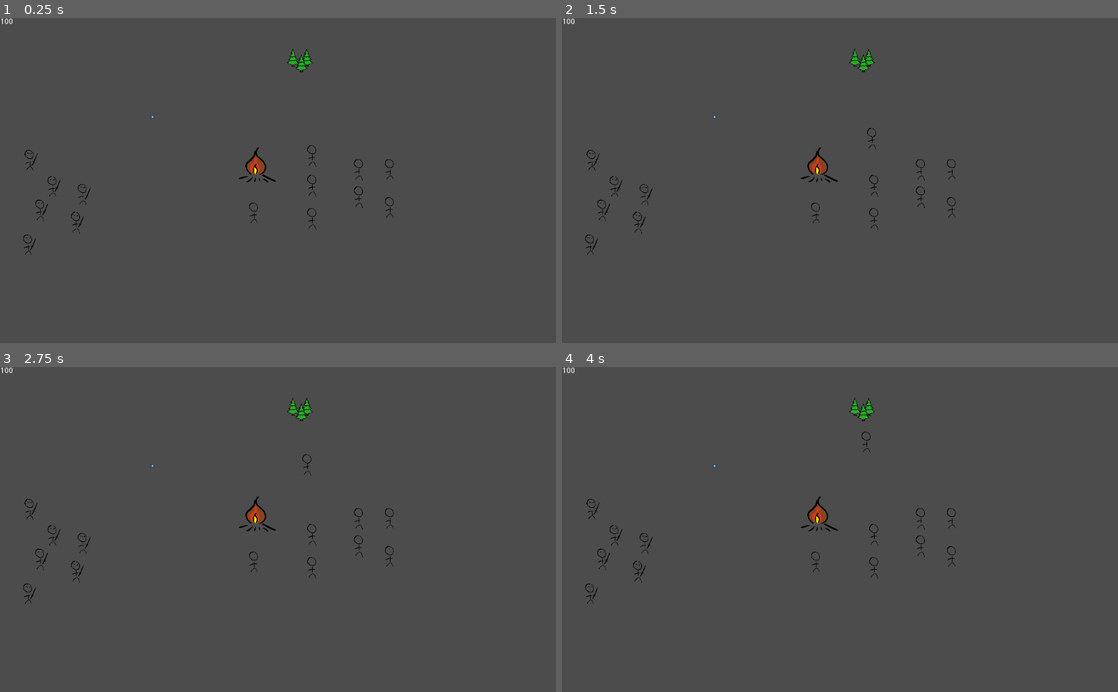
Above: before the commit, frames 1-4 (two rows, left to right).
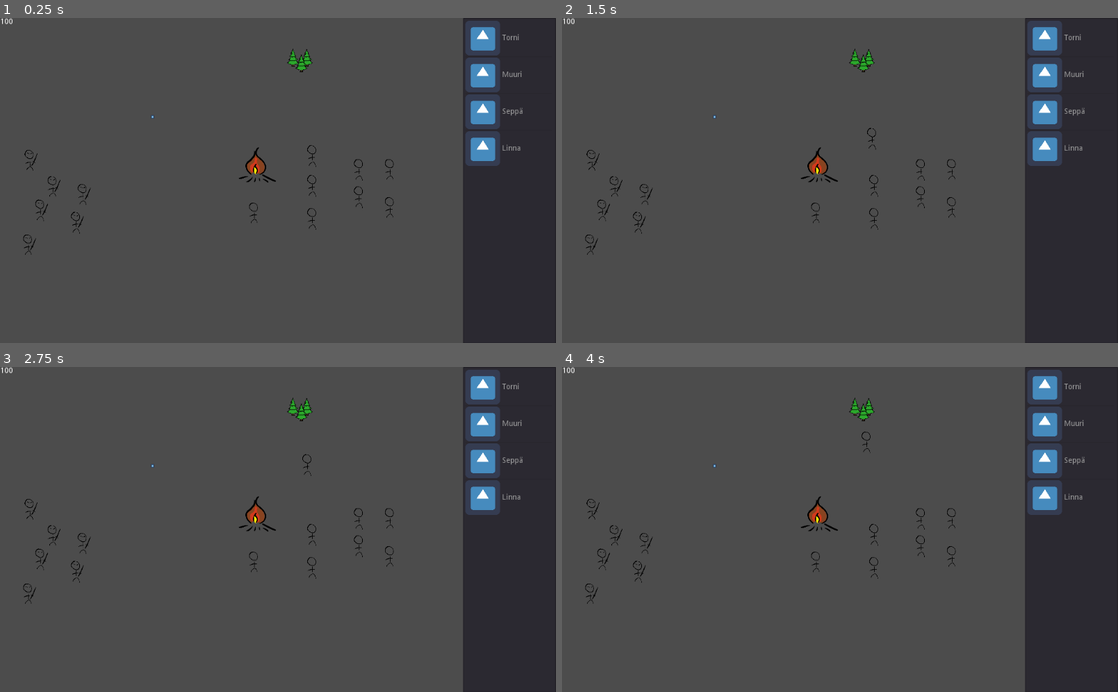
Above: after the commit, the same moments.

Repository: fedzel/pimi-tdogotit
Game: Godot game, scene res://Scenes/World.tscn
Two runs of this game, one before a commit and one after it. Both use one fixed random seed, a clock stepped at 60 frames per second and the inputs below. The engine's default icon, where the game draws it, is replaced by a stand-in: a white triangle on a blue panel in a dark square.
Inputs (mouse positions are in pixels of both pictures, inside the frame that each line leads up to):
- Up to frame 1 (0.25 s): no input
- Up to frame 2 (1.5 s): tap Enter at 0.5 s; move the mouse to (862, 63) at 0.52 s; press the mouse at (862, 63) at 0.53 s; tap Space at 1.25 s; move the mouse to (728, 196) at 1.27 s; release the mouse at (728, 196) at 1.28 s; tap Middle mouse button (middle_mouse_button) at 1.35 s; click (728, 196) at 1.42 s
- Up to frame 3 (2.75 s): tap Enter at 2 s; move the mouse to (333, 458) at 2.02 s; press the mouse at (333, 458) at 2.03 s
- Up to frame 4 (4 s): tap Space at 2.75 s; move the mouse to (812, 594) at 2.77 s; release the mouse at (812, 594) at 2.78 s; tap Middle mouse button (middle_mouse_button) at 2.85 s; click (812, 594) at 2.92 s; move the mouse to (1006, 578) at 3.52 s; press the mouse at (1006, 578) at 3.53 s

The runs differ from the first frame. In frame 1, 15% of the frame differs, in the area x 83-100%, y 0-100%; in frame 2, 15%; in frame 3, 15%; in frame 4, 15%.

Commit message:
Added GUI to World

Diff:
--- a/Scenes/GUI.tscn
+++ b/Scenes/GUI.tscn
@@ -9,17 +9,13 @@
 script = ExtResource( 1 )
 
 [node name="ItemList" type="ItemList" parent="."]
-anchor_left = 1.0
-anchor_top = 0.5
-anchor_right = 1.0
-anchor_bottom = 0.5
-margin_left = -171.0
-margin_top = -299.0
-margin_bottom = 302.0
+margin_left = 853.0
+margin_right = 1024.0
+margin_bottom = 601.0
 items = [ "Torni", ExtResource( 2 ), false, "Muuri", ExtResource( 2 ), false, "Seppä", ExtResource( 2 ), false, "Linna", ExtResource( 2 ), false ]
-auto_height = true
 max_columns = 2
 same_column_width = true
 
 [node name="GraphicLoader" type="Sprite" parent="."]
+position = Vector2( 855.053, 1.18428 )
 [connection signal="item_selected" from="ItemList" to="." method="_on_ItemList_item_selected"]
--- a/Scenes/World.tscn
+++ b/Scenes/World.tscn
@@ -1,15 +1,16 @@
-[gd_scene load_steps=12 format=2]
+[gd_scene load_steps=13 format=2]
 
 [ext_resource path="res://Scripts/World.gd" type="Script" id=1]
 [ext_resource path="res://Scenes/Bonfire.tscn" type="PackedScene" id=2]
 [ext_resource path="res://Scenes/Tower.tscn" type="PackedScene" id=3]
 [ext_resource path="res://Scenes/Tree.tscn" type="PackedScene" id=4]
-[ext_resource path="res://Scripts/Camera2D.gd" type="Script" id=5]
-[ext_resource path="res://Scenes/UI.tscn" type="PackedScene" id=6]
-[ext_resource path="res://Scripts/NavigationController.gd" type="Script" id=7]
-[ext_resource path="res://Scenes/Villager.tscn" type="PackedScene" id=8]
-[ext_resource path="res://Scenes/ExtinguisherEnemy.tscn" type="PackedScene" id=9]
-[ext_resource path="res://Scenes/SaboteurEnemy.tscn" type="PackedScene" id=10]
+[ext_resource path="res://Scripts/NavigationController.gd" type="Script" id=5]
+[ext_resource path="res://Scenes/Villager.tscn" type="PackedScene" id=6]
+[ext_resource path="res://Scenes/ExtinguisherEnemy.tscn" type="PackedScene" id=7]
+[ext_resource path="res://Scenes/SaboteurEnemy.tscn" type="PackedScene" id=8]
+[ext_resource path="res://Scripts/Camera2D.gd" type="Script" id=9]
+[ext_resource path="res://Scenes/GUI.tscn" type="PackedScene" id=10]
+[ext_resource path="res://Scenes/UI.tscn" type="PackedScene" id=11]
 
 [sub_resource type="NavigationPolygon" id=1]
 vertices = PoolVector2Array( -321.554, -291.955, 1328.64, -322.068, 1263.81, 802.44, -301.946, 787.073 )
@@ -30,58 +31,63 @@
 [node name="Woods" parent="." instance=ExtResource( 4 )]
 position = Vector2( 553.245, 83.0368 )
 
-[node name="Camera2D" type="Camera2D" parent="."]
+[node name="Navigation2D" type="Navigation2D" parent="."]
 editor/display_folded = true
-anchor_mode = 0
-current = true
 script = ExtResource( 5 )
 
-[node name="Control" parent="Camera2D" instance=ExtResource( 6 )]
-
-[node name="Navigation2D" type="Navigation2D" parent="."]
-script = ExtResource( 7 )
-
-[node name="Villager2" parent="Navigation2D" instance=ExtResource( 8 )]
+[node name="Villager2" parent="Navigation2D" instance=ExtResource( 6 )]
 position = Vector2( 574.569, 257.685 )
 
-[node name="Villager" parent="Navigation2D" instance=ExtResource( 8 )]
+[node name="Villager" parent="Navigation2D" instance=ExtResource( 6 )]
 position = Vector2( 574.569, 312.709 )
 
-[node name="Villager3" parent="Navigation2D" instance=ExtResource( 8 )]
+[node name="Villager3" parent="Navigation2D" instance=ExtResource( 6 )]
 position = Vector2( 660.607, 283.285 )
 
-[node name="Villager4" parent="Navigation2D" instance=ExtResource( 8 )]
+[node name="Villager4" parent="Navigation2D" instance=ExtResource( 6 )]
 position = Vector2( 717.362, 283.285 )
 
-[node name="Villager5" parent="Navigation2D" instance=ExtResource( 8 )]
+[node name="Villager5" parent="Navigation2D" instance=ExtResource( 6 )]
 position = Vector2( 660.607, 333.59 )
 
-[node name="Villager6" parent="Navigation2D" instance=ExtResource( 8 )]
+[node name="Villager6" parent="Navigation2D" instance=ExtResource( 6 )]
 position = Vector2( 717.362, 353.59 )
 
-[node name="Villager7" parent="Navigation2D" instance=ExtResource( 8 )]
+[node name="Villager7" parent="Navigation2D" instance=ExtResource( 6 )]
 position = Vector2( 574.569, 373.59 )
 
-[node name="Villager8" parent="Navigation2D" instance=ExtResource( 8 )]
+[node name="Villager8" parent="Navigation2D" instance=ExtResource( 6 )]
 position = Vector2( 467.362, 363.59 )
 
-[node name="Extinguisher5" parent="Navigation2D" instance=ExtResource( 9 )]
+[node name="Extinguisher5" parent="Navigation2D" instance=ExtResource( 7 )]
 position = Vector2( 96.2452, 314.798 )
 
-[node name="Extinguisher4" parent="Navigation2D" instance=ExtResource( 9 )]
+[node name="Extinguisher4" parent="Navigation2D" instance=ExtResource( 7 )]
 position = Vector2( 139.554, 380.792 )
 
-[node name="Extinguisher3" parent="Navigation2D" instance=ExtResource( 9 )]
+[node name="Extinguisher3" parent="Navigation2D" instance=ExtResource( 7 )]
 position = Vector2( 151.927, 329.234 )
 
-[node name="Extinguisher2" parent="Navigation2D" instance=ExtResource( 9 )]
+[node name="Extinguisher2" parent="Navigation2D" instance=ExtResource( 7 )]
 position = Vector2( 51.2991, 422.341 )
 
-[node name="Extinguisher" parent="Navigation2D" instance=ExtResource( 9 )]
+[node name="Extinguisher" parent="Navigation2D" instance=ExtResource( 7 )]
 position = Vector2( 73.56, 358.106 )
 
-[node name="Saboteur" parent="Navigation2D" instance=ExtResource( 10 )]
+[node name="Saboteur" parent="Navigation2D" instance=ExtResource( 8 )]
 position = Vector2( 54.0627, 266.338 )
 
 [node name="NavigationPolygonInstance" type="NavigationPolygonInstance" parent="Navigation2D"]
 navpoly = SubResource( 1 )
+__meta__ = {
+"_edit_lock_": true
+}
+
+[node name="Camera2D" type="Camera2D" parent="."]
+anchor_mode = 0
+current = true
+script = ExtResource( 9 )
+
+[node name="GUI" parent="Camera2D" instance=ExtResource( 10 )]
+
+[node name="Control" parent="Camera2D" instance=ExtResource( 11 )]
--- a/Scripts/GUI.gd
+++ b/Scripts/GUI.gd
@@ -1,7 +1,7 @@
 extends Control
 
 func _process(delta):
-	var m = get_global_mouse_position()
+	var m = get_local_mouse_position()
 	get_node("GraphicLoader").position = m
 
 func _input(event):
